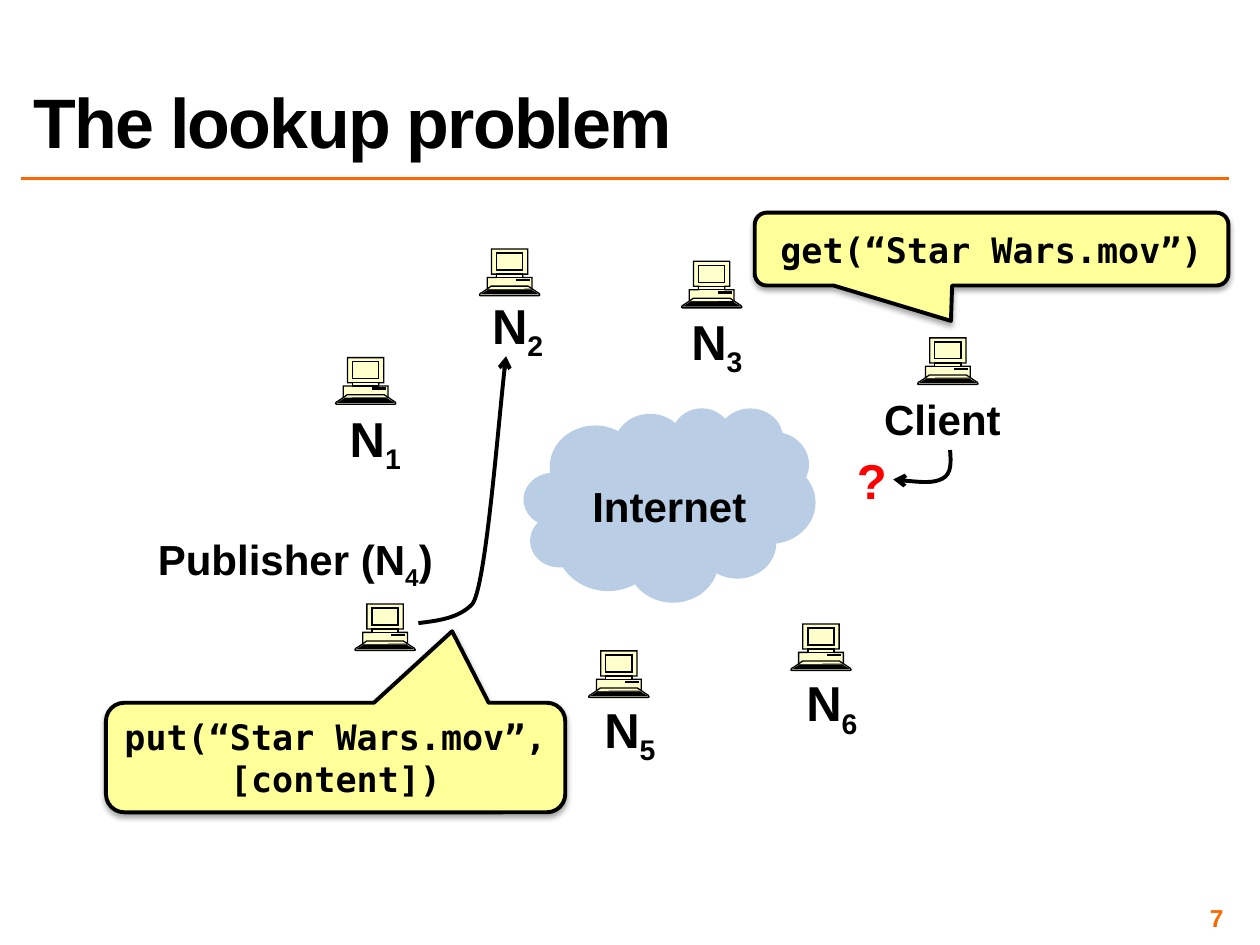
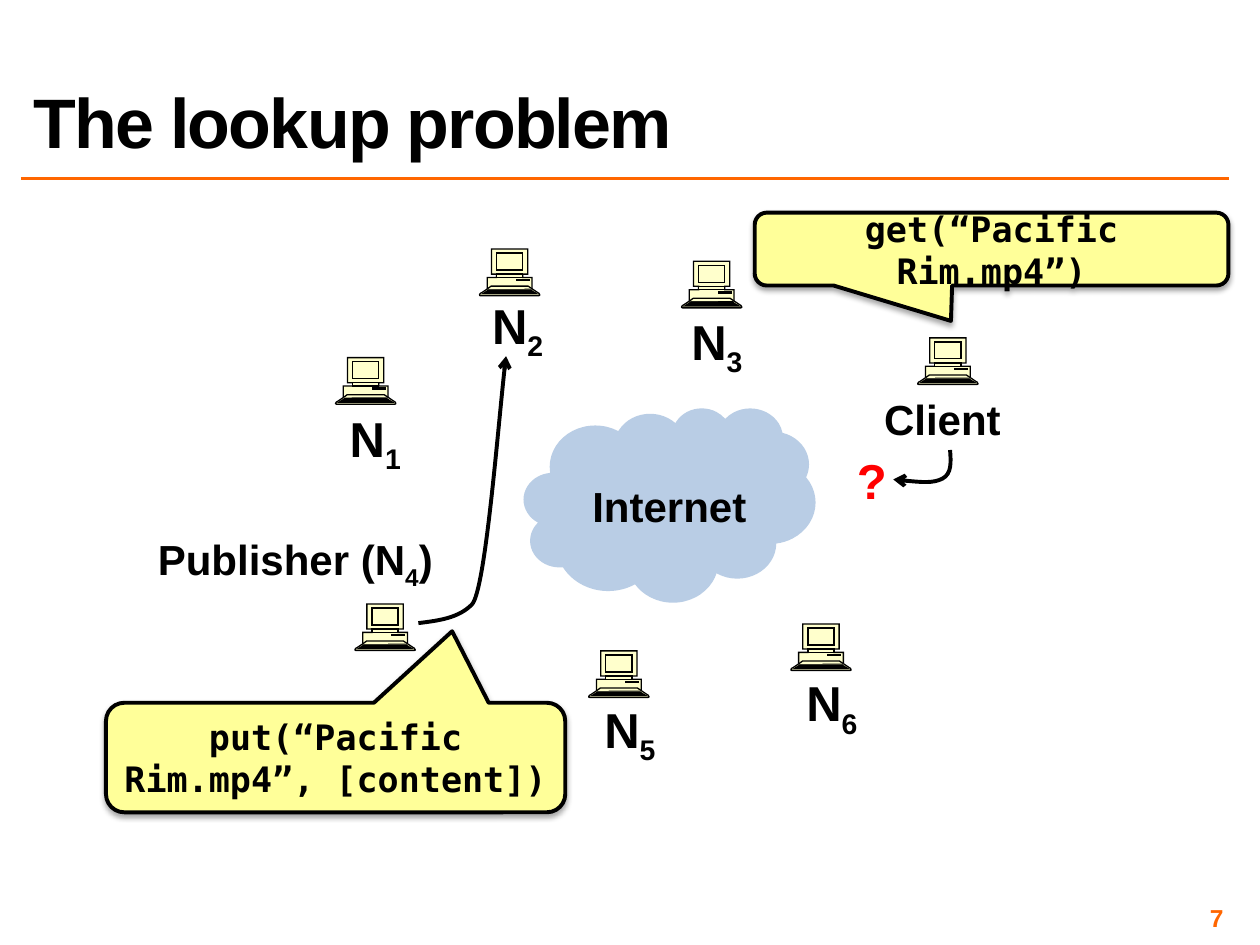
Before and after one commit to COS518/cos518.github.io, a slide deck: slide 7 of docs/L15-dhts.pptx. Drawn at 1260x945 pixels with LibreOffice and Linux fonts; fonts in the diff are those of the drawing. Boxes give left, top, right and bottom in pixels: in the first picture for what was removed or moved away, otherwise in the second. Text is boxed around its words. In the diff, an @@ line names an element or a change of style, - is before the commit and + after.

```diff
--- a/docs/L15-dhts.pptx
+++ b/docs/L15-dhts.pptx
@@ text in rounded speech box at [865, 214, 1118, 292]: text changed @@
-get(“Star Wars.mov”)
+get(“Pacific Rim.mp4”)
@@ text in rounded speech box at [124, 722, 547, 800]: text changed @@
-put(“Star Wars.mov”, [content])
+put(“Pacific Rim.mp4”, [content])
```
Also in this commit, not shown: 2 other slides changed, 4 other files.
